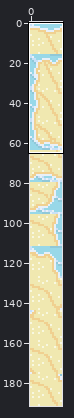
Sprite sheet: resources/tilesets/0/animations/sand/0.png. The first picture is a wide view before the edit; the outline marks the close-up.
Close-up. As it was:
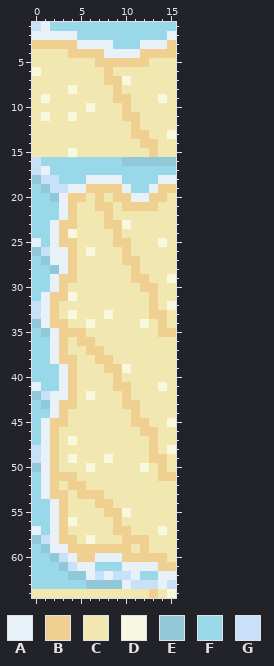
The file is 16x192 pixels. Shown: x 0..15, y 1..64. The commit also changed other parts of the picture, which this record leaves out.
Palette (. is transparent): A #e8f0f8  B #f0d090  C #f0e8b0  D #f8f8e0  E #90c8d8  F #98d8e8  G #c8e0f8
Pixels before, first column x 0:
 1 GAFFFFFFFFFFFFFF
 2 AAAAAFFFFFFFFFFA
 3 BBBBBAAAAFFFAAAB
 4 CCCCBBBBAAAABBBB
 5 CCCCCCCBBBBBBCCC
 6 DCCCCCCCBCCCCCCC
 7 CCCCCCCCBBDCCCCC
 8 CCCCDCCCCBCCCCCC
 9 CDCCCCCCCBBCCCDC
10 CCCCCCDCCCBCCCCC
11 CDCCDCCCCCBBCCCC
12 CCCCCCCCCCCBCCCC
13 CCCCCCCCCCCBBCCD
14 CCCCCCCCCCCCBBCC
15 CCCCDCCCCCCCCBCC
16 GFFFFFFFFFEEEEEE
17 GAFFFFFFFFFFFFFF
18 EGGFFFAAAAFFFFAA
19 FEGGAABBBBAFFABB
20 FFEABBCBCBBAABBC
21 FFFABCCBBCBBBBCC
22 FFFABCCCBCCCCCCC
23 FFABBCCCBBDCCCCC
24 FFABDCCCCBCCCCCC
25 AFABBCCCCBBCCCDC
26 EGAABCDCCCBCCCCC
27 FEAABCCCCCBBCCCC
28 FFEABCCCCCCBCCCC
29 FFABBCCCCCCBBCCD
30 FFABCCCCCCCCBBCC
31 FABBDCCCCCCCCBCC
32 GABCCCCCCCCCCBCD
33 GABCDCCCDCCCCBBC
34 EABBCCDCCCCCDCBC
35 FEABBBCCCCCCCCBB
36 FFABCBBCCCCCCCCC
37 FFABCCBBCCCCCCCC
38 FFABBCCBBCCCCCCC
39 FFFABCCCBBDCCCCC
40 FFFABCCCCBCCCCCC
41 AFFABCCCCBBCCCDC
42 EGAABCDCCCBCCCCC
43 FEABBCCCCCBBCCCC
44 FFABCCCCCCCBCCCC
45 FABBCCCCCCCBBCCD
46 FABCCCCCCCCCBBCC
47 FABCDCCCCCCCCBCC
48 GABCCCCCCCCCCBCD
49 GABCDCCCDCCCCBBC
50 EABCCCDCCCCCDCBC
51 FABBBCCCCCCCCCBB
52 FABCBBCCCCCCCCCC
53 FABBCBBBCCCCCCCC
54 FFABCCCBBCCCCCCC
55 FFABCCCCBBDCCCCC
56 FFABDCCCCBCCCCCC
57 AFABCCCCCBBCCCDC
58 EGABBCDCCCBBBCCC
59 FEAABBBBBBBCBCCC
60 FFEGABBAAABBBBBC
61 FFFEGAAFFFAAAABB
62 FFFFEEAGAGGAFFAA
63 FFFFFFEEEEAGGGAG
64 CCCCCCCCCCCCCBCD
Now the later version:
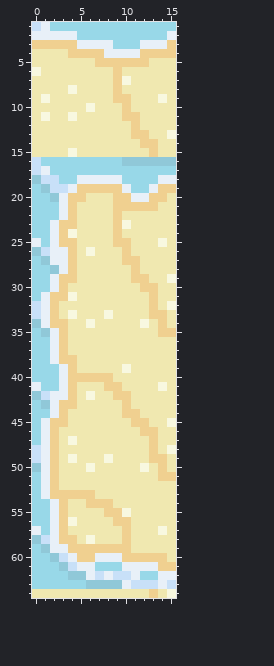
Changes in this commit:
The author changed colour F to colour A in row 18 at x 5.
The author changed colour A to colour B in row 19 at x 5.
The author changed colour C to colour B in row 6 at x 9; in rows 21 to 22 at x 9; in row 40 at x 5 to 8; in row 41 at x 8; in row 42 at x 9; in row 44 at x 10.
The author changed colour C to colour B in row 53 at x 4; in row 54 at x 6; in row 56 at x 10.
The author changed colour B to colour C in rows 6 to 7 at x 8; in row 20 at x 7; in row 21 at x 7 to 8; in rows 22 to 23 at x 8; in row 35 at x 4 to 5; in row 36 at x 5 to 6.
The author changed colour B to colour C in row 37 at x 6 to 7; in row 38 at x 7 to 8; in row 39 at x 8 to 9; in row 40 at x 9; in row 41 at x 10; in row 43 at x 11.
The author changed colour B to colour C in row 51 at x 3 to 4; in row 52 at x 4 to 5; in row 53 at x 7; in row 57 at x 9; in row 58 at x 11 to 12; in row 59 at x 12.
